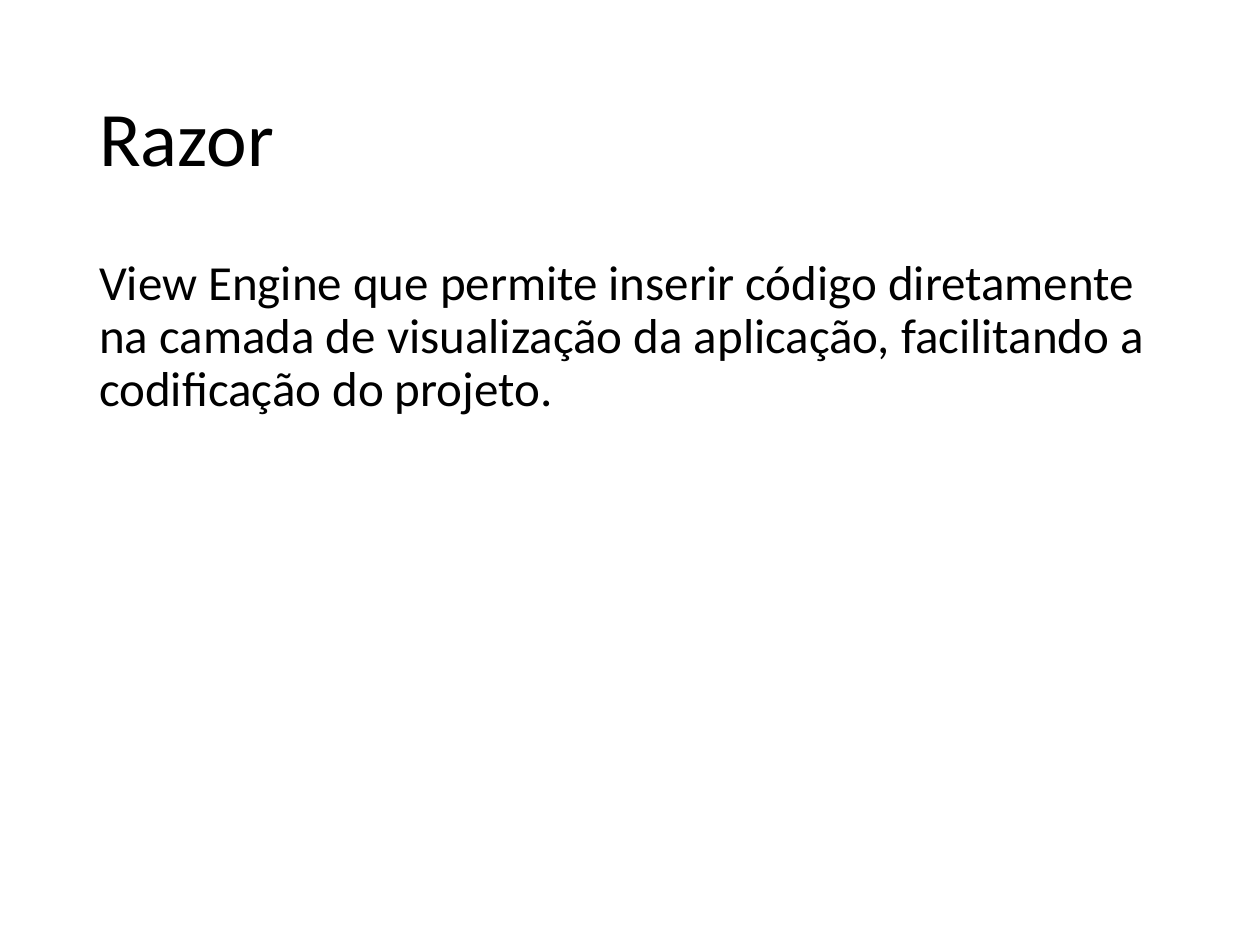
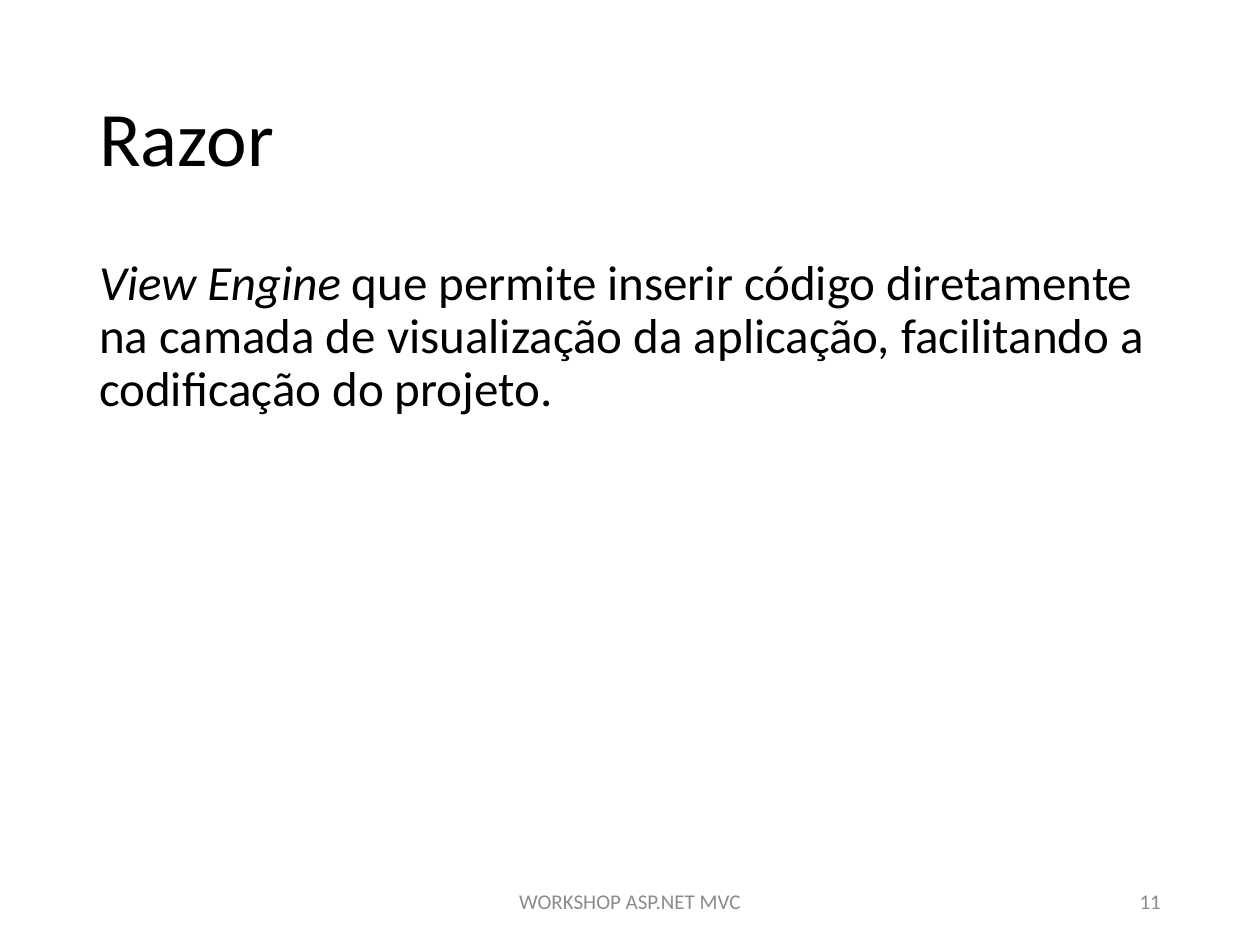
Before and after one commit to MiguelCosta/aspnet-workshop, a slide deck: slide 11 of ppt/aspnet-workshop.pptx. Drawn at 1260x945 pixels with LibreOffice and Linux fonts; fonts in the diff are those of the drawing. Boxes give left, top, right and bottom in pixels: in the first picture for what was removed or moved away, otherwise in the second. Text is boxed around its words. In the diff, an @@ line names an element or a change of style, - is before the commit and + after.

```diff
--- a/ppt/aspnet-workshop.pptx
+++ b/ppt/aspnet-workshop.pptx
@@ text "View Engine que permite inserir ..." at box(99, 266, 1143, 415): italic on in "View Engine" @@
@@ text added at box(519, 895, 741, 909), 12 pt, text #8C8C8C @@
+WORKSHOP ASP.NET MVC
@@ page number added at box(1140, 895, 1161, 909), 12 pt, text #8C8C8C @@
+11
```
Also in this commit, not shown: 15 other slides changed, 4 slides added, 3 slides removed.
